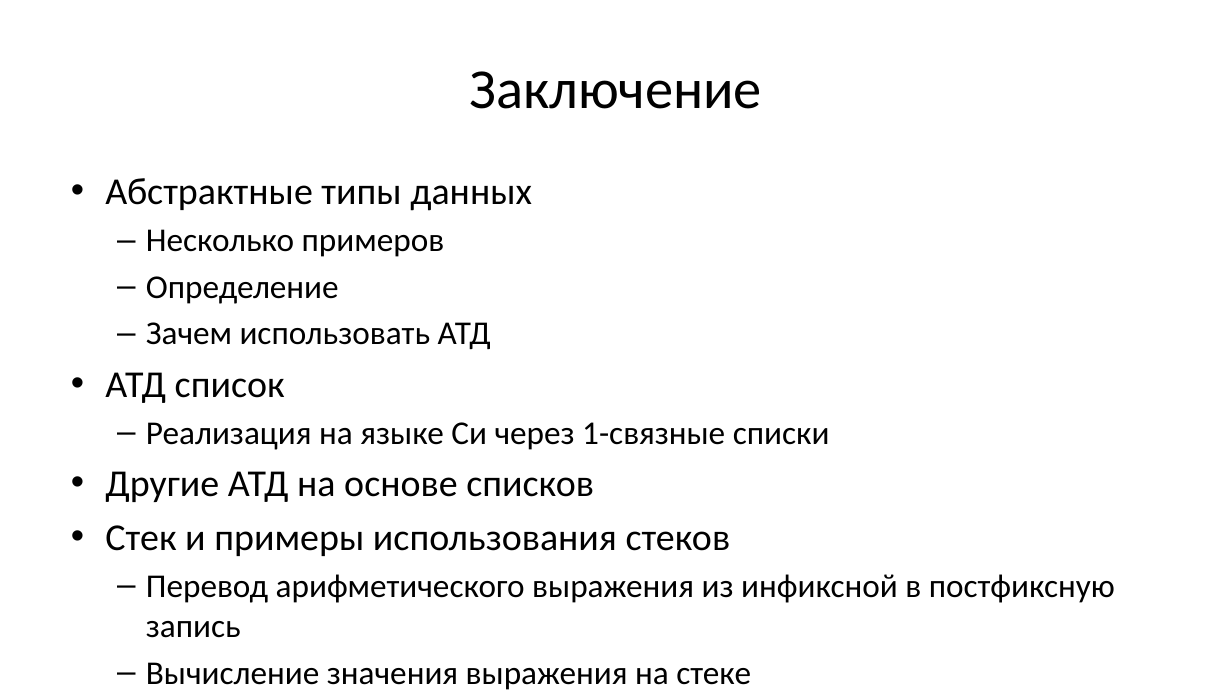
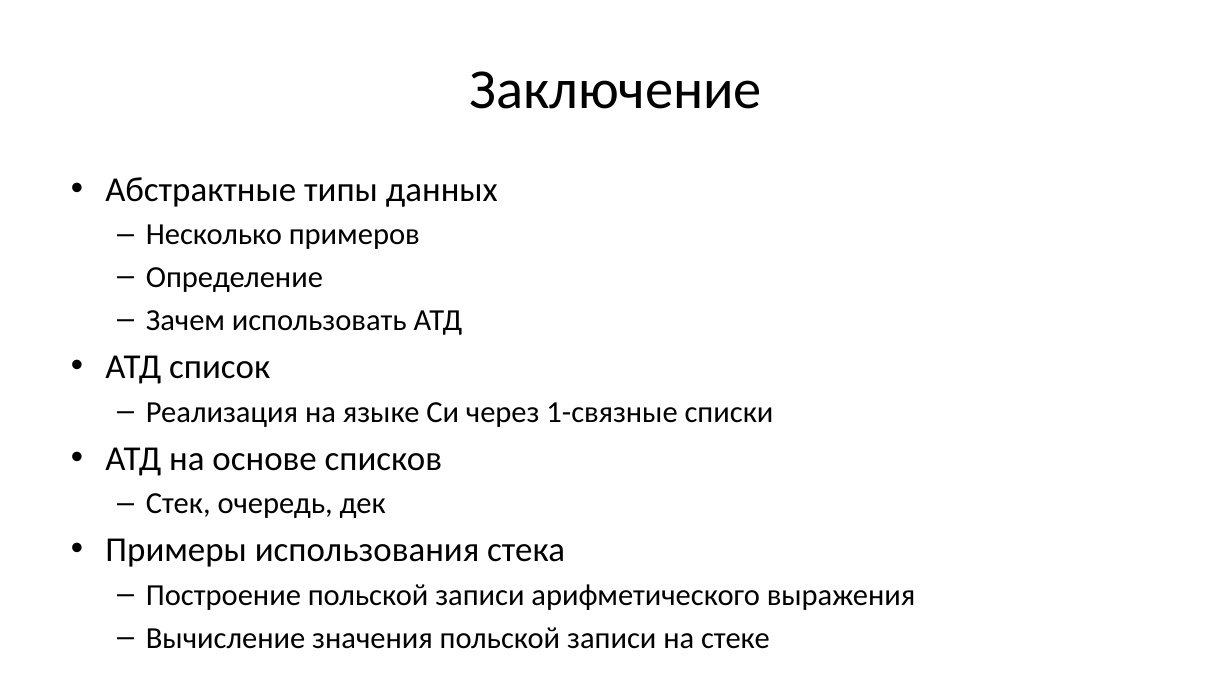
Before and after one commit to Evgueni-Petrov-aka-espetrov/Algorithms-and-Programming-in-C-pptx, a slide deck: slide 137 of 08 Списки.pptx (slide 35 before the commit). Drawn at 1232x693 pixels with LibreOffice and Linux fonts; fonts in the diff are those of the drawing. Boxes give left, top, right and bottom in pixels: in the first picture for what was removed or moved away, otherwise in the second. Text is boxed around its words. In the diff, an @@ line names an element or a change of style, - is before the commit and + after.

Commit message:
подробно разобрал перевод в бесскобочную запись; разбил на слои

```diff
--- a/08 Списки.pptx
+++ b/08 Списки.pptx
@@ text at (x1=105, y1=177, x2=774, y2=427): size 29.6 to 27.2 pt in "Абстрактные типы данных", "АТД список"; size 25.9 to 23.8 pt in "Несколько примеров", "Определение", "Зачем использовать АТД", "Реализация на языке Си через 1-связные списки" @@
@@ text at (x1=105, y1=447, x2=916, y2=649): text changed; size 25.9 to 23.8 pt @@
-• Другие АТД на основе списков
-• Стек и примеры использования стеков
-  – Перевод арифметического выражения из инфиксной в постфиксную запись
-  – Вычисление значения выражения на стеке
+• АТД на основе списков
+  – Стек, очередь, дек
+• Примеры использования стека
+  – Построение польской записи арифметического выражения
+  – Вычисление значения польской записи на стеке
```
Also in this commit, not shown: 30 other slides changed, 105 slides added, 3 slides removed.
